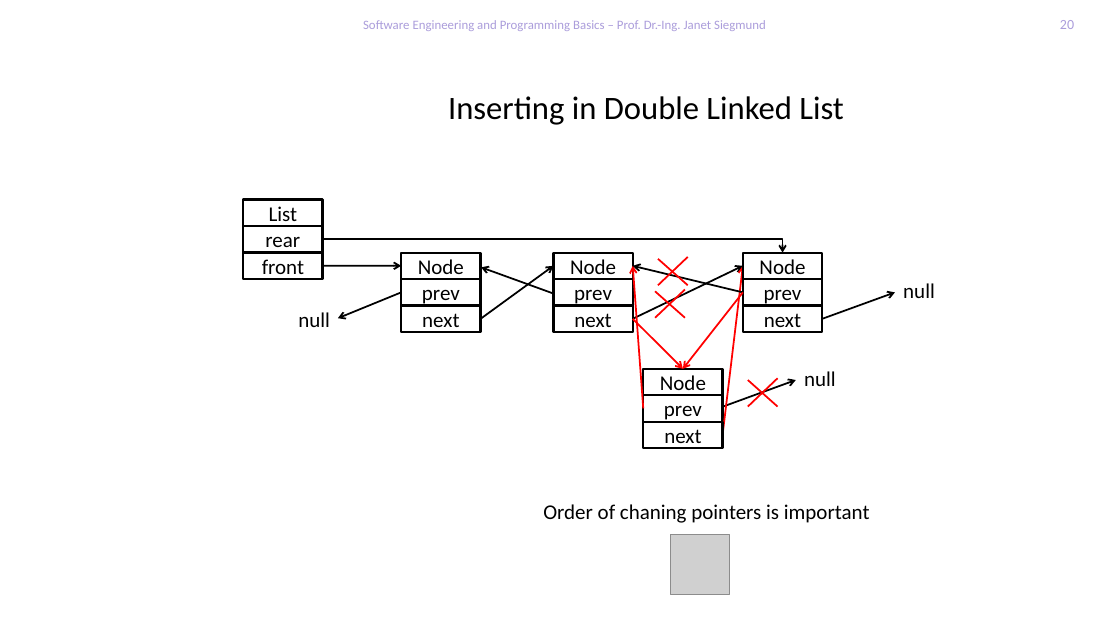
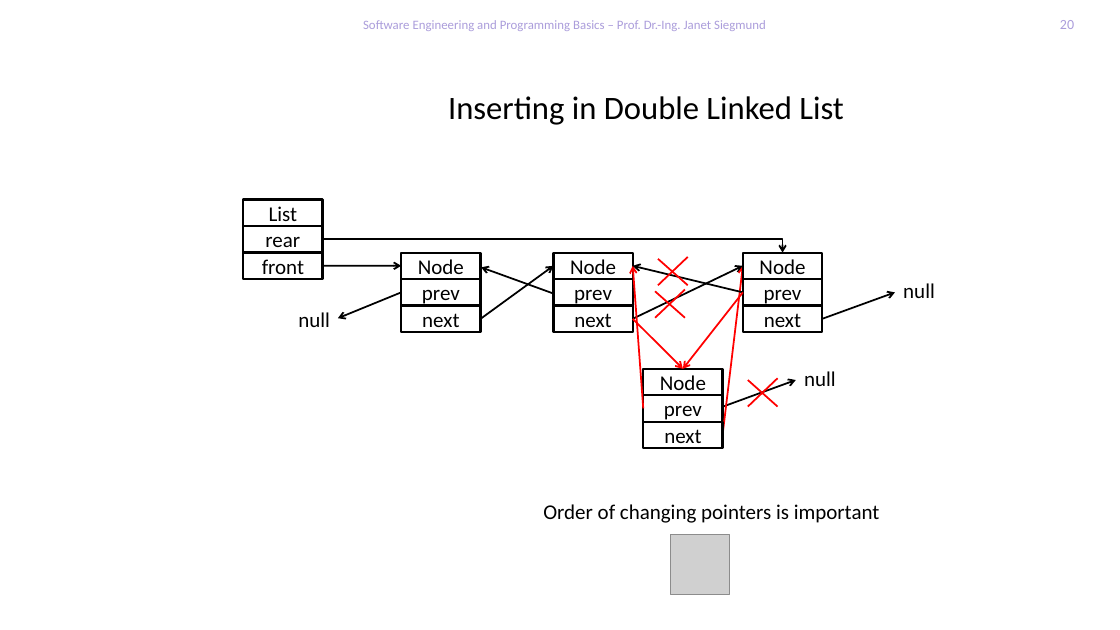
Before and after one commit to feigensp/lehre, a slide deck: slide 20 of se_prog/slides/08_ListsStacksQueues.pptx. Drawn at 1120x630 pixels with LibreOffice and Linux fonts; fonts in the diff are those of the drawing; grey boxes stand for pictures; background and template pictures are left out. Boxes give left, top, right and bottom in pixels: in the first picture for what was removed or moved away, otherwise in the second. Text is boxed around its words. In the diff, an @@ line names an element or a change of style, - is before the commit and + after.

```diff
--- a/se_prog/slides/08_ListsStacksQueues.pptx
+++ b/se_prog/slides/08_ListsStacksQueues.pptx
@@ text at <box>543,504,880,523</box>: text changed @@
-Order of chaning pointers is important
+Order of changing pointers is important
```
Also in this commit, not shown: 8 other slides changed, 2 slides added, 4 slides removed, 7 other files.
